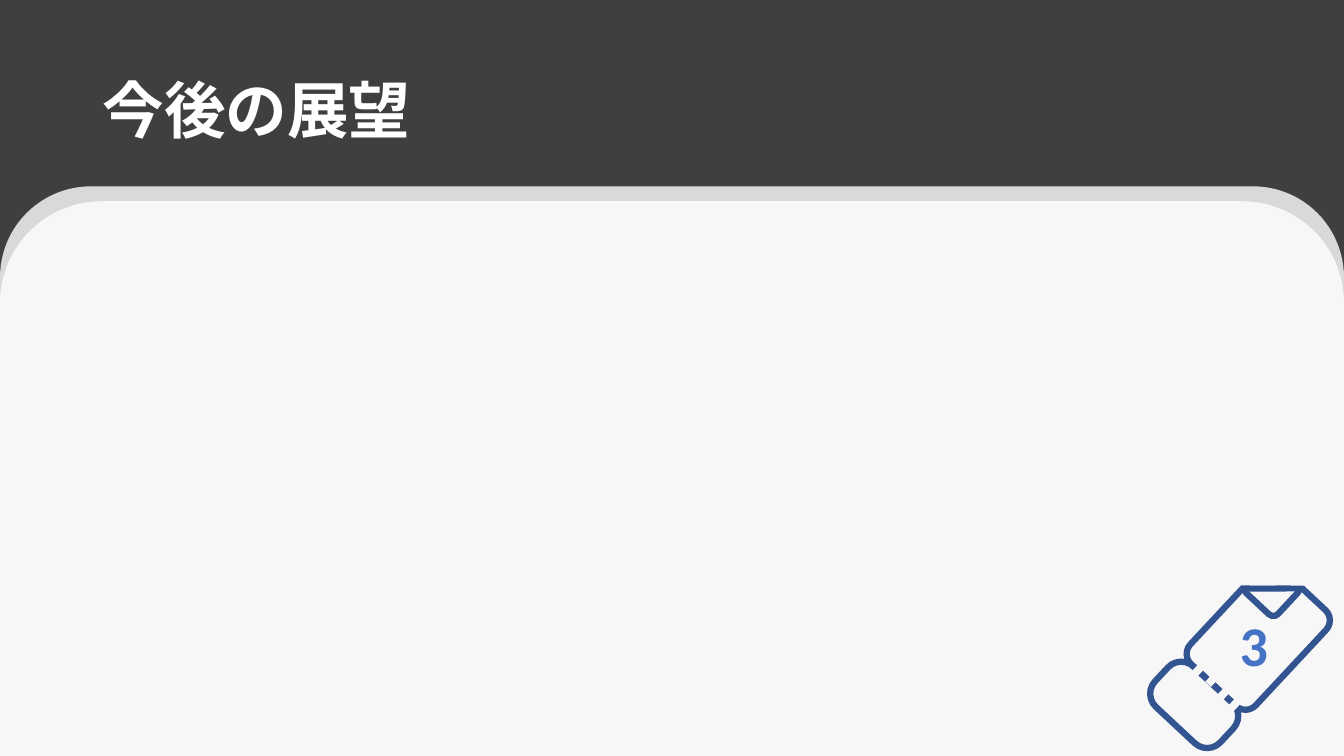
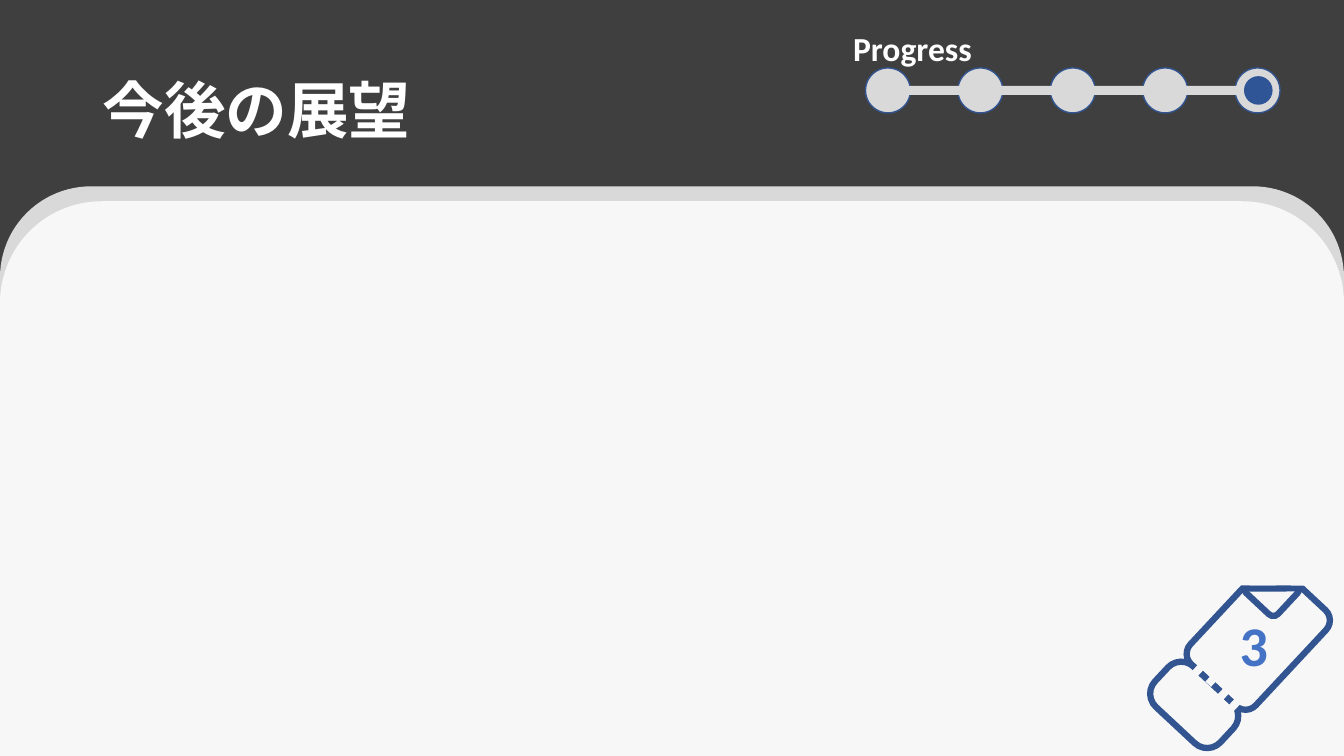
Before and after one commit to s-oishi/testRepo02, a slide deck: slide 21 of 成果発表会テンプレート.pptx. Drawn at 1344x756 pixels with LibreOffice and Linux fonts; fonts in the diff are those of the drawing. Boxes give left, top, right and bottom in pixels: in the first picture for what was removed or moved away, otherwise in the second. Text is boxed around its words. In the diff, an @@ line names an element or a change of style, - is before the commit and + after.

```diff
--- a/成果発表会テンプレート.pptx
+++ b/成果発表会テンプレート.pptx
@@ text added at (853, 39, 972, 69), 24 pt, text #FFFFFF, bold @@
+Progress
@@ ellipse added at (866, 68, 911, 113), fill #D9D9D9, outline #325491 1 pt @@
@@ rectangle added at (888, 86, 1252, 95), fill #D9D9D9 @@
@@ ellipse added at (958, 68, 1003, 113), fill #D9D9D9, outline #325491 1 pt @@
@@ ellipse added at (1051, 68, 1096, 113), fill #D9D9D9, outline #325491 1 pt @@
@@ ellipse added at (1143, 68, 1189, 113), fill #D9D9D9, outline #325491 1 pt @@
@@ ellipse added at (1235, 68, 1280, 113), fill #D9D9D9, outline #325491 1 pt @@
@@ ellipse added at (1244, 77, 1272, 105), fill #2F5597 @@
```
Also in this commit, not shown: 12 other slides changed.
